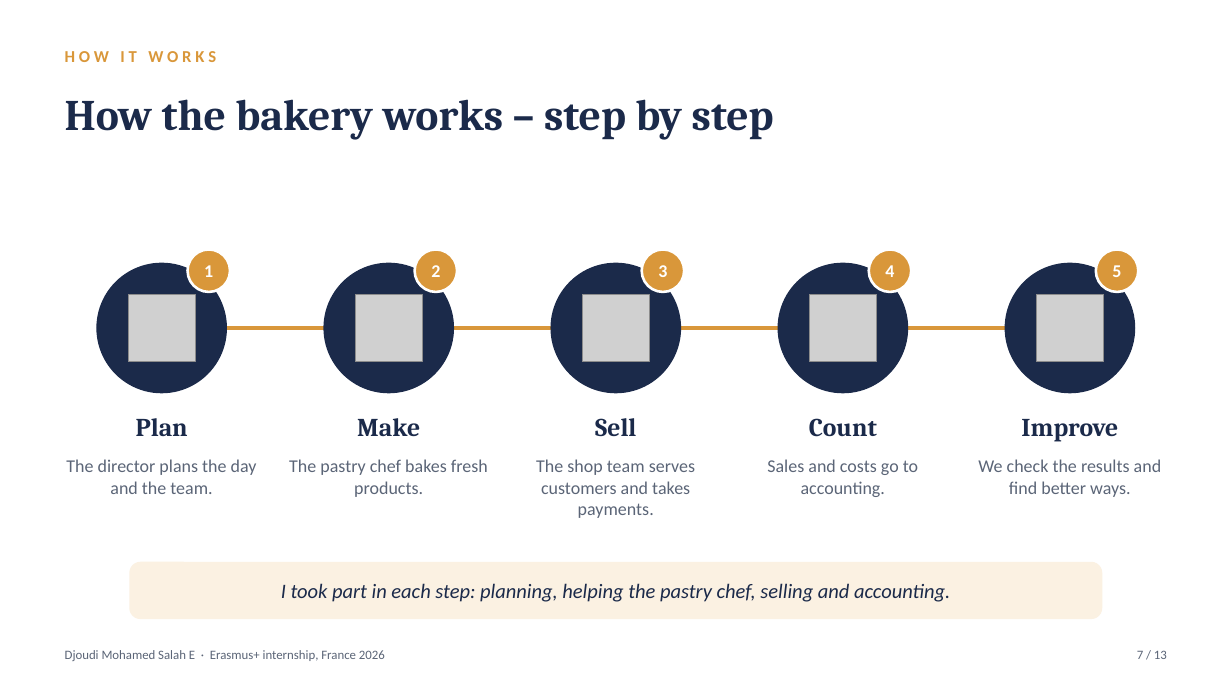
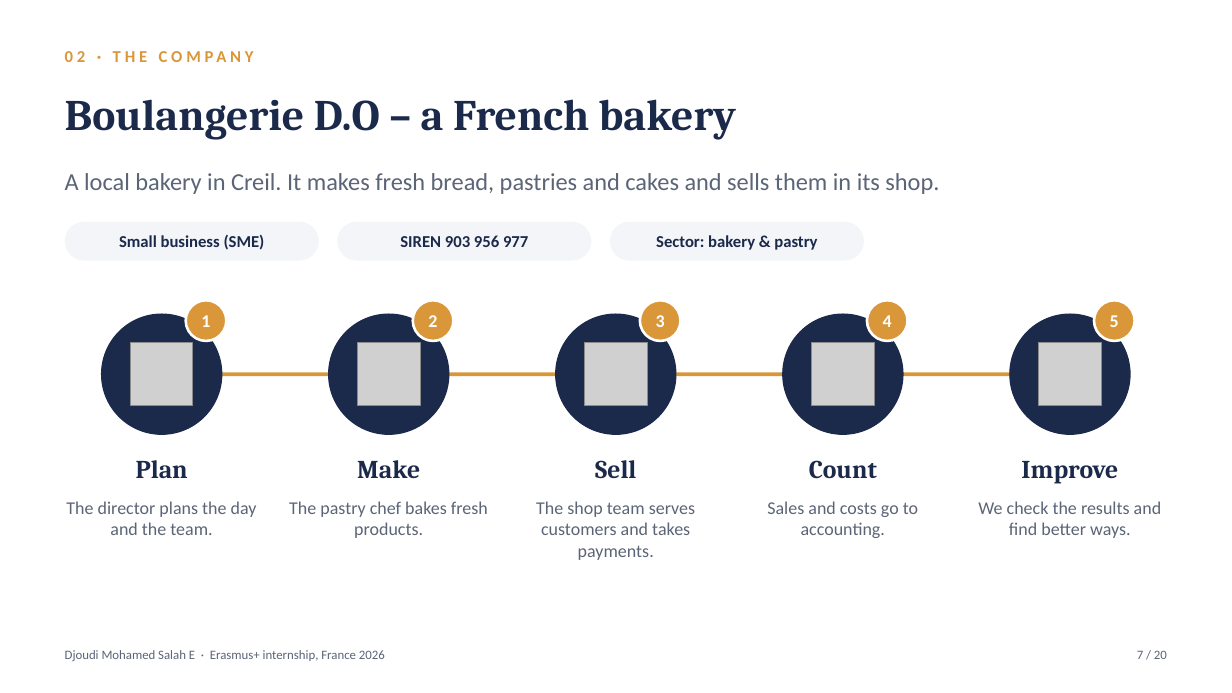
Before and after one commit to djoeeej/djoeeej, a slide deck: slide 7 of france-internship/Internship_France_Defense.pptx. Drawn at 1232x693 pixels with LibreOffice and Linux fonts; fonts in the diff are those of the drawing; grey boxes stand for pictures. Boxes give left, top, right and bottom in pixels: in the first picture for what was removed or moved away, otherwise in the second. Text is boxed around its words. In the diff, an @@ line names an element or a change of style, - is before the commit and + after.

```diff
--- a/france-internship/Internship_France_Defense.pptx
+++ b/france-internship/Internship_France_Defense.pptx
@@ text at (x1=65, y1=51, x2=216, y2=62): text changed @@
-HOW IT WORKS
+02 · THE COMPANY
@@ text at (x1=65, y1=99, x2=736, y2=140): text changed @@
-How the bakery works – step by step
+Boulangerie D.O – a French bakery
@@ text added at (x1=65, y1=173, x2=939, y2=194), 19 pt, text #5B6577 @@
+A local bakery in Creil. It makes fresh bread, pastries and cakes and sells them in its shop.
@@ rounded rectangle added at (x1=65, y1=222, x2=319, y2=261), fill #F3F5F9, 13 pt, text #1B2A4A, bold @@
+Small business (SME)
@@ rounded rectangle added at (x1=337, y1=222, x2=592, y2=261), fill #F3F5F9, 13 pt, text #1B2A4A, bold @@
+SIREN 903 956 977
@@ rounded rectangle added at (x1=610, y1=222, x2=864, y2=261), fill #F3F5F9, 13 pt, text #1B2A4A, bold @@
+Sector: bakery & pastry
@@ ellipse resized from (x1=97, y1=263, x2=226, y2=393) to (x1=102, y1=314, x2=222, y2=434) @@
@@ ellipse resized from (x1=324, y1=263, x2=454, y2=393) to (x1=329, y1=314, x2=449, y2=434) @@
@@ ellipse resized from (x1=551, y1=263, x2=680, y2=393) to (x1=555, y1=314, x2=676, y2=434) @@
@@ 5 ellipses moved together from (x1=188, y1=250, x2=1139, y2=292) to (x1=186, y1=300, x2=1135, y2=341) @@
@@ ellipse resized from (x1=778, y1=263, x2=908, y2=393) to (x1=783, y1=314, x2=903, y2=434) @@
@@ ellipse resized from (x1=1006, y1=263, x2=1135, y2=393) to (x1=1010, y1=314, x2=1130, y2=434) @@
@@ picture resized from (x1=128, y1=295, x2=196, y2=362) to (x1=130, y1=343, x2=193, y2=406) @@
@@ picture resized from (x1=355, y1=295, x2=422, y2=362) to (x1=358, y1=343, x2=421, y2=406) @@
@@ picture resized from (x1=582, y1=295, x2=650, y2=362) to (x1=585, y1=343, x2=648, y2=406) @@
@@ picture resized from (x1=810, y1=295, x2=877, y2=362) to (x1=811, y1=343, x2=874, y2=406) @@
@@ picture resized from (x1=1037, y1=295, x2=1104, y2=362) to (x1=1039, y1=343, x2=1102, y2=406) @@
@@ line moved from (162, 328) - (1070, 328) to (162, 374) - (1070, 374) @@
@@ 10 texts moved together from (x1=66, y1=418, x2=1162, y2=518) to (x1=66, y1=460, x2=1162, y2=560) @@
@@ rounded rectangle removed at (x1=129, y1=562, x2=1103, y2=619) @@
-I took part in each step: planning, helping the pastry chef, selling and accounting.
@@ text at (x1=1137, y1=650, x2=1167, y2=659): text changed @@
-7 / 13
+7 / 20
```
Also in this commit, not shown: 10 other slides changed, 9 slides added, 2 slides removed, 2 other files.
